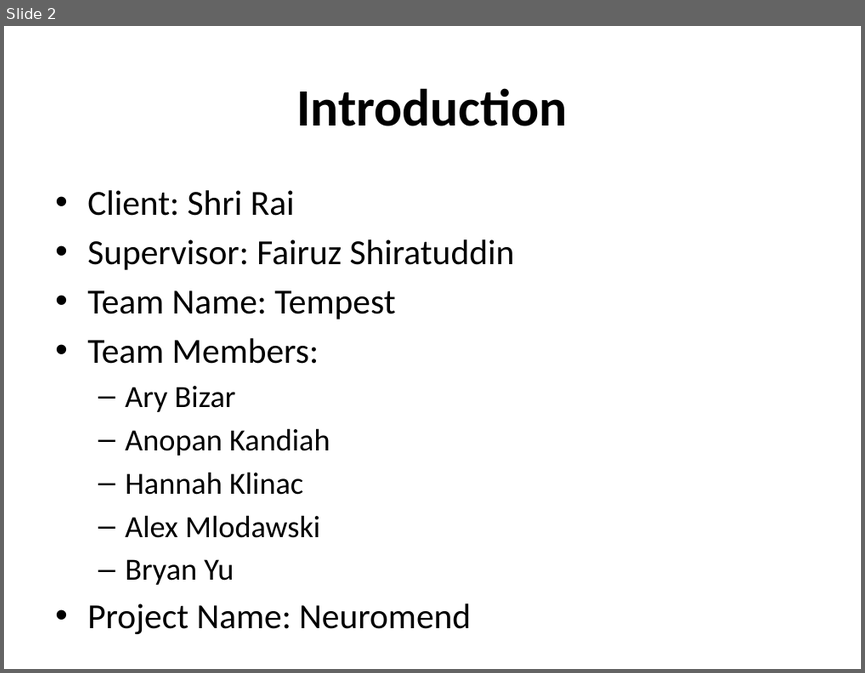
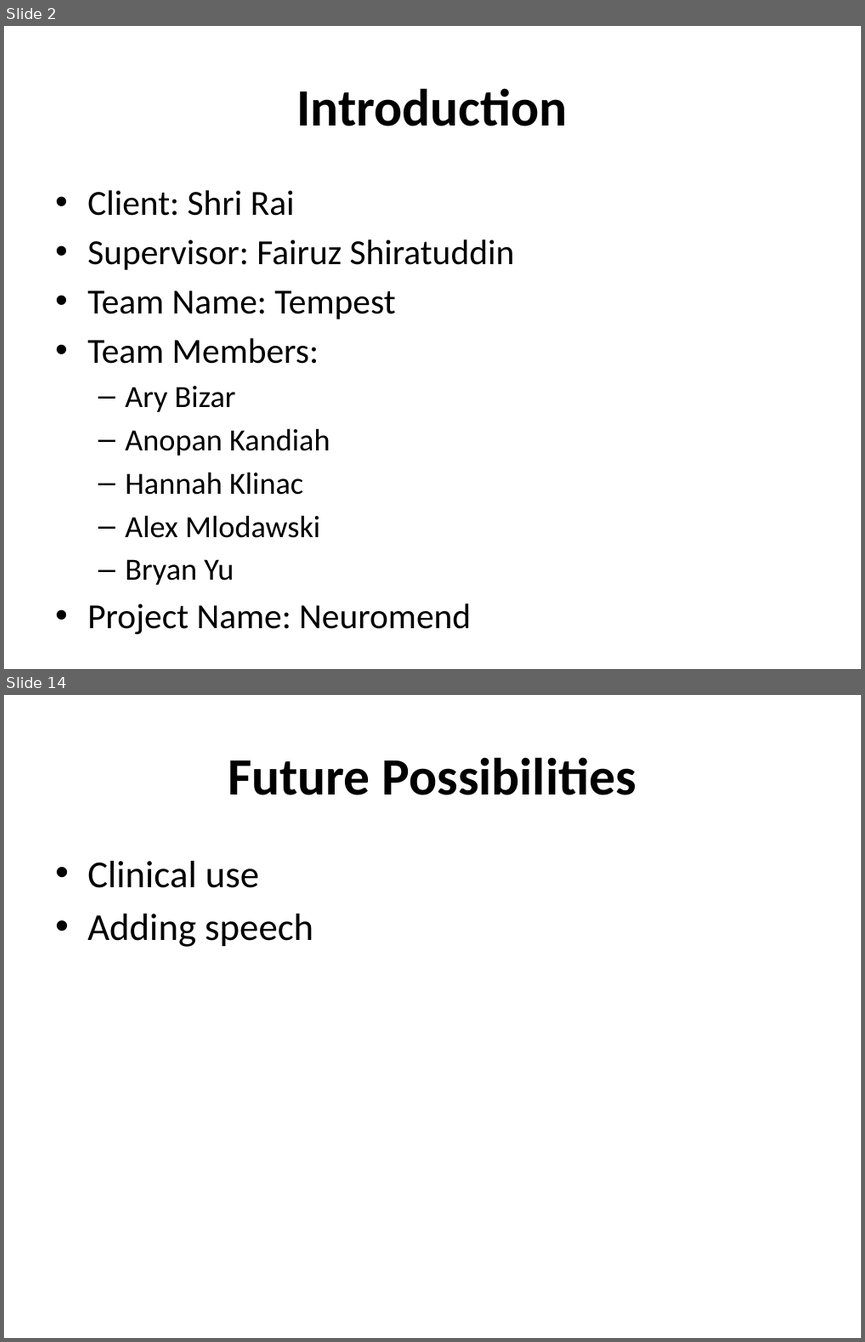
Before and after one commit to Hankli/VirtualEnvironments-Project, a slide deck: Documents/Presentations/Mock Presentation.pptx. Shown one above the other, each under a label of ours: slide 2 before the commit, slides 2 and 14 after it; the slides between them are not shown. The pictures are 865x673 and 865x1342 pixels, drawn with LibreOffice and Linux fonts; fonts in the diff are those of the drawing; background and template pictures are left out. Boxes give left, top, right and bottom in pixels: in the first picture for what was removed or moved away, otherwise in the second. Text is boxed around its words. In the diff, an @@ line names an element or a change of style, - is before the commit and + after.

```diff
--- a/Documents/Presentations/Mock Presentation.pptx
+++ b/Documents/Presentations/Mock Presentation.pptx
@@ slide 14 added at [4,695,861,1338], background picture (left out) @@
@@ title added at [228,757,636,795], 44 pt, text #000000, bold @@
+Future Possibilities
@@ text added at [87,861,313,947], 32 pt, text #000000 @@
+• Clinical use
+• Adding speech
```
Also in this commit, not shown: 4 slides changed, 10 other slides added, 6 slides removed.
